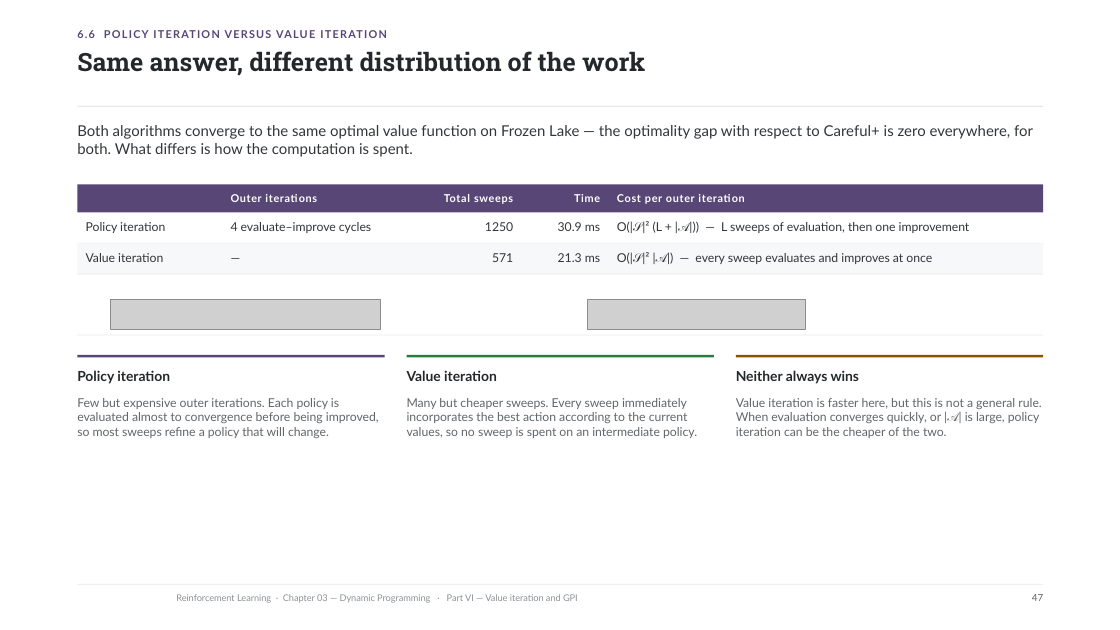
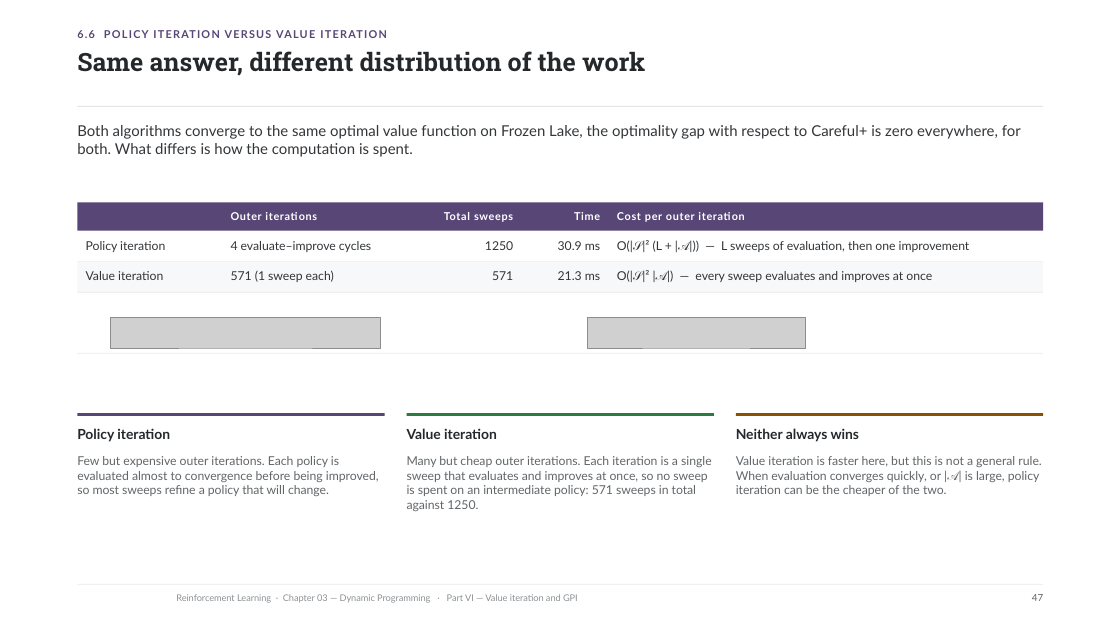
Before and after one commit to riccardoberta/reinforcement-learning, a slide deck: slide 47 of 03 - Dynamic Programming/slides.pptx. Drawn at 1120x630 pixels with LibreOffice and Linux fonts; fonts in the diff are those of the drawing; grey boxes stand for pictures; background and template pictures are left out. Boxes give left, top, right and bottom in pixels: in the first picture for what was removed or moved away, otherwise in the second. Text is boxed around its words. In the diff, an @@ line names an element or a change of style, - is before the commit and + after.

```diff
--- a/03 - Dynamic Programming/slides.pptx
+++ b/03 - Dynamic Programming/slides.pptx
@@ text at (77,125,1021,157): text changed @@
-Both algorithms converge to the same optimal value function on Frozen Lake — the optimality gap with respect to Careful+ is zero everywhere, for both. What differs is how the computation is spent.
+Both algorithms converge to the same optimal value function on Frozen Lake, the optimality gap with respect to Careful+ is zero everywhere, for both. What differs is how the computation is spent.
@@ rectangle: place and size @@
-rectangle at (77,244,1044,275)
+rectangle at (77,261,1044,292)
@@ text at (231,270,334,282): text changed @@
-—
+571 (1 sweep each)
@@ 13 texts, 4 rectangles, 2 pictures: place and size @@
-13 texts, 4 rectangles, 2 pictures at (77,184,1044,335)
+13 texts, 4 rectangles, 2 pictures at (77,202,1044,354)
@@ 5 texts, 3 rectangles: place and size @@
-5 texts, 3 rectangles at (77,355,1044,438)
+5 texts, 3 rectangles at (77,413,1044,496)
@@ text at (407,456,712,511): text changed @@
-Many but cheaper sweeps. Every sweep immediately incorporates the best action according to the current values, so no sweep is spent on an intermediate policy.
+Many but cheap outer iterations. Each iteration is a single sweep that evaluates and improves at once, so no sweep is spent on an intermediate policy: 571 sweeps in total against 1250.
```
Also in this commit, not shown: 27 other slides changed, 14 other files.
